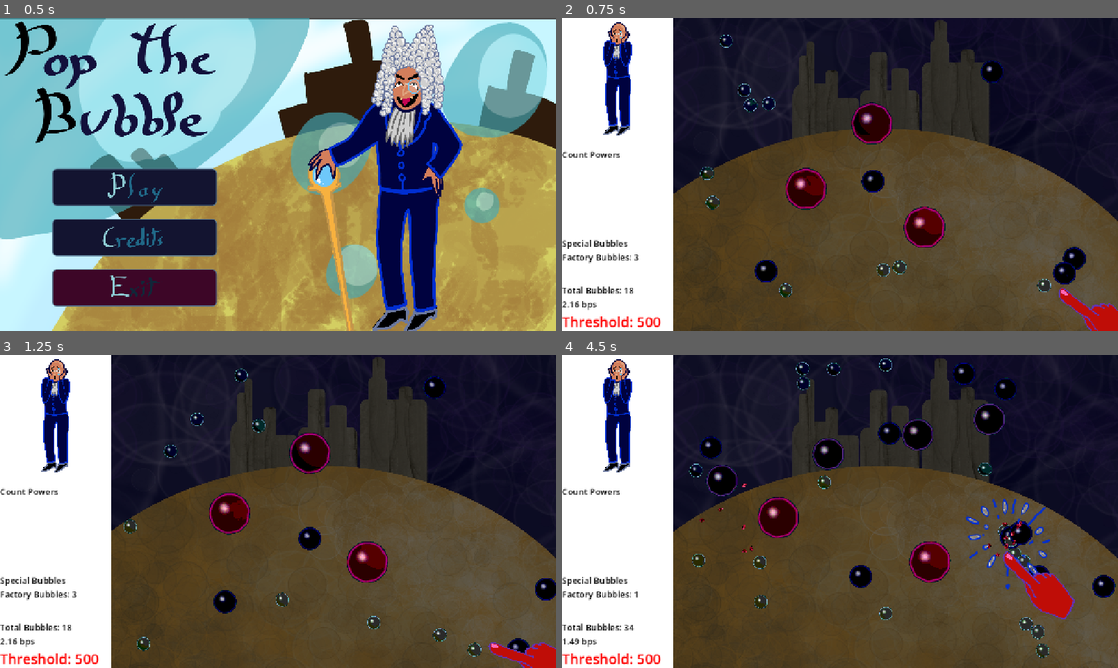
Above: before the commit, frames 1-4 (two rows, left to right).
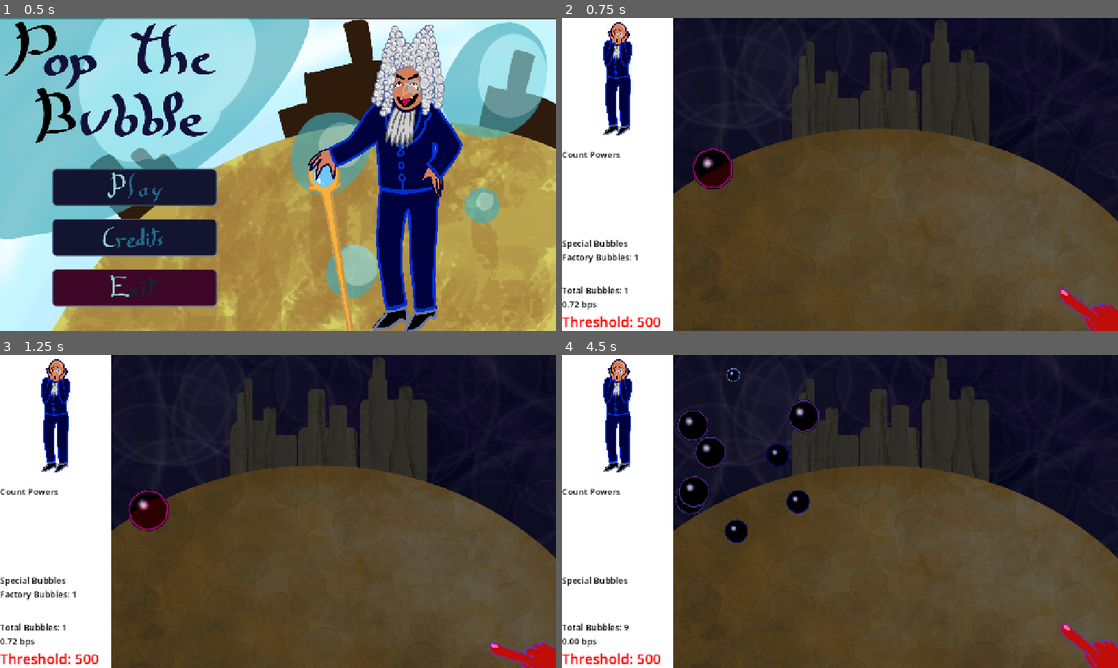
Above: after the commit, the same moments.

Repository: Isaac-SOL/Pop-the-Bubble
Game: Godot game, scene res://scenes/level/main_menu.tscn
Same seed, same stepped clock (60 frames per second), same inputs: the game is played once before the commit and once after it.
Inputs (mouse positions are in pixels of both pictures, inside the frame that each line leads up to):
- Up to frame 1 (0.5 s): no input
- Up to frame 2 (0.75 s): click (695, 187) at 0.5 s
- Up to frame 3 (1.25 s): no input
- Up to frame 4 (4.5 s): move the mouse to (962, 495) at 1.27 s; click (962, 495) at 1.35 s; drag from (728, 527) to (606, 511) at 2.02 s; move the mouse to (895, 442) at 2.77 s; click (895, 442) at 2.85 s; drag from (812, 574) to (689, 552) at 3.52 s; move the mouse to (1006, 558) at 4.27 s; click (1006, 558) at 4.35 s

Frame 1 is identical in both runs. In frame 2, 5.0% of the frame differs, in the area x 0-95%, y 5-93%; in frame 3, 5.0%; in frame 4, 11%, in the area x 0-100%, y 0-100%.

Commit message:
only one bubble for my tests

Diff:
--- a/scripts/level/main.gd
+++ b/scripts/level/main.gd
@@ -18,7 +18,7 @@
 
 @export var lose_threshold: int = 200
 @export var bbl_lvl_value = {0:0, 1:2, 2:12, 3:75, 4: 160}
-var ini_spawn_bylvl = [10,5,2,3] #Nombre de bulles initiales
+var ini_spawn_bylvl = [0,0,0,1] #Nombre de bulles initiales
 
 var spawn_rect: Rect2
 
